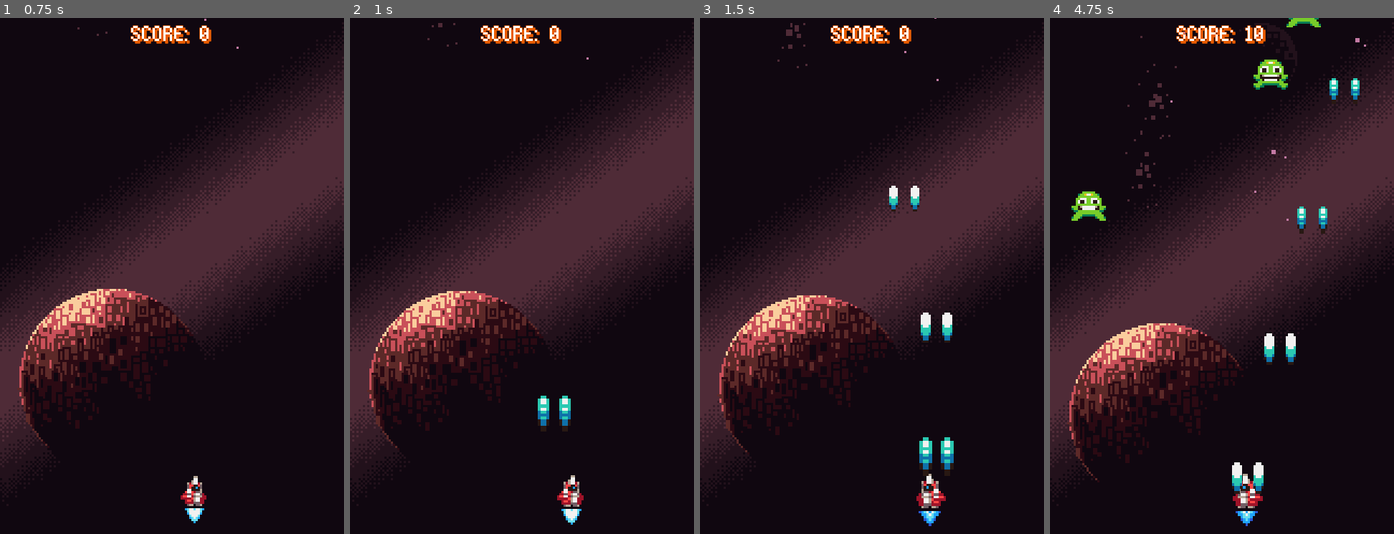
Above: before the commit, frames 1-4 (left to right).
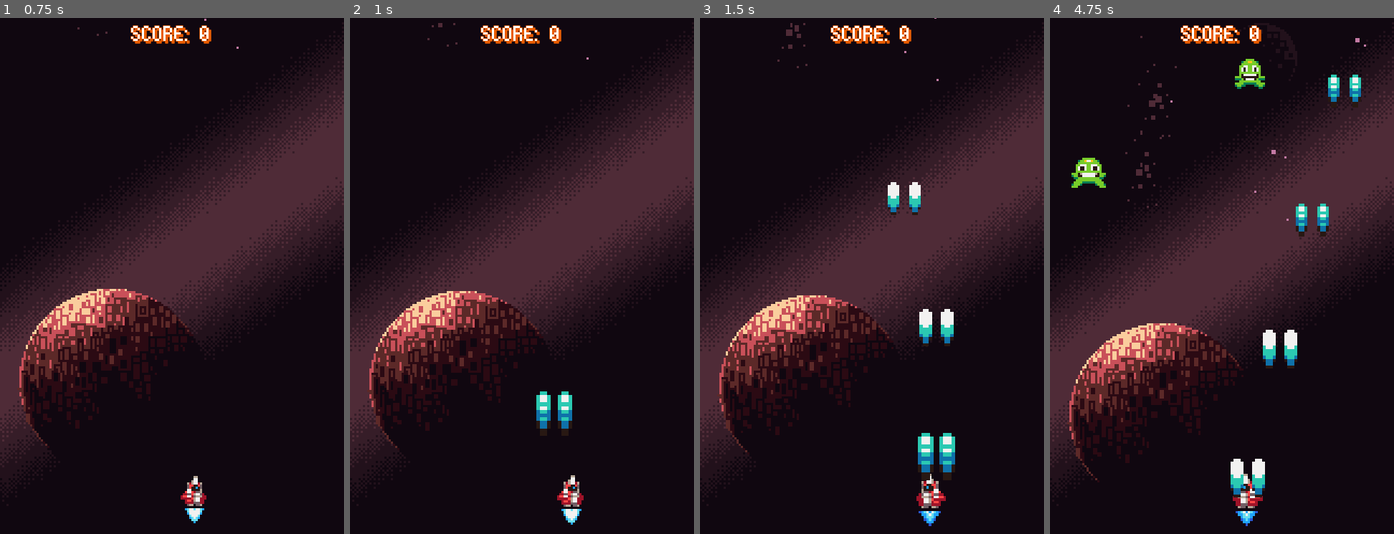
Above: after the commit, the same moments.

Repository: jordan95v/galaxy_defiance
Game: Godot game, scene res://scenes/ui/menu/menu.tscn
Two runs of this game, one before a commit and one after it. Both use one fixed random seed, a clock stepped at 60 frames per second and the inputs below.
Inputs:
- Up to frame 1 (0.75 s): tap Space (space) at 0.5 s; hold D (bank_right) from 0.53 s (still down); hold Enter (enter) from 0.53 s (still down)
- Up to frame 2 (1 s): keep holding D (bank_right); keep holding Enter (enter)
- Up to frame 3 (1.5 s): release D (bank_right) at 1.28 s; release Enter (enter) at 1.28 s; hold A (bank_left) from 1.28 s (still down); tap Space (space) at 1.35 s
- Up to frame 4 (4.75 s): release A (bank_left) at 2.03 s; hold Enter (enter) 2.03-2.78 s; hold D (bank_right) 2.03-3.53 s; tap Space (space) at 2.85, 4.35 s; hold Enter (enter) 3.53-4.28 s; hold A (bank_left) from 3.53 s (still down)

Frame 1 is identical in both runs. In frame 2, 0.3% of the frame differs, in the area x 54-65%, y 72-80%; in frame 3, 0.7%; in frame 4, 3.0%, in the area x 6-91%, y 0-93%.

Commit message:
Reworked projectile + nerfed pink enemy.

Diff:
--- a/scenes/game_objects/enemies/pink_enemy/pink_enemy.tscn
+++ b/scenes/game_objects/enemies/pink_enemy/pink_enemy.tscn
@@ -72,7 +72,7 @@
 velocity = Vector2(0, 15)
 
 [node name="HealthComponent" parent="." index="4"]
-health = 15
+health = 8
 
 [node name="BounceBorderComponent" parent="." index="6" node_paths=PackedStringArray("actor", "move_component") instance=ExtResource("3_klxw1")]
 actor = NodePath("..")
@@ -82,7 +82,7 @@
 scene = ExtResource("7_7ia8u")
 
 [node name="StateTimer" type="Timer" parent="." index="9"]
-wait_time = 2.0
+wait_time = 4.0
 autostart = true
 
 [node name="FireRateTimer" type="Timer" parent="." index="10"]
--- a/scenes/game_objects/projectiles/enemy_shot.tscn
+++ b/scenes/game_objects/projectiles/enemy_shot.tscn
@@ -31,7 +31,7 @@
 [node name="EnemyShot" instance=ExtResource("1_l7o22")]
 
 [node name="MoveComponent" parent="." index="0"]
-velocity = Vector2(0, 5)
+velocity = Vector2(0, 75)
 
 [node name="ScaleComponent" parent="." index="1"]
 target_scale = Vector2(1.5, 1.5)
@@ -43,6 +43,7 @@
 shape = SubResource("CircleShape2D_y3yib")
 
 [node name="AnimatedSprite2D" parent="." index="4"]
+scale = Vector2(1.25, 1.25)
 sprite_frames = SubResource("SpriteFrames_tdjga")
 autoplay = "default"
-frame_progress = 0.986852
+frame_progress = 0.198504
--- a/scenes/game_objects/projectiles/laser.tscn
+++ b/scenes/game_objects/projectiles/laser.tscn
@@ -4,7 +4,7 @@
 [ext_resource type="Texture2D" uid="uid://bnilwl2sp1lsa" path="res://assets/laser_beam.png" id="2_aa8lb"]
 
 [sub_resource type="RectangleShape2D" id="RectangleShape2D_caj8r"]
-size = Vector2(8, 14)
+size = Vector2(8, 16)
 
 [sub_resource type="AtlasTexture" id="AtlasTexture_62p1t"]
 atlas = ExtResource("2_aa8lb")
@@ -44,6 +44,7 @@
 shape = SubResource("RectangleShape2D_caj8r")
 
 [node name="AnimatedSprite2D" parent="." index="4"]
+scale = Vector2(1.25, 1.25)
 sprite_frames = SubResource("SpriteFrames_8hxlc")
 autoplay = "default"
 frame_progress = 0.892727
--- a/scenes/managers/enemy_manager/enemy_manager.tscn
+++ b/scenes/managers/enemy_manager/enemy_manager.tscn
@@ -13,14 +13,15 @@
 pink_enemy_scene = ExtResource("4_mm1sx")
 
 [node name="GreenEnemyTimer" type="Timer" parent="."]
+wait_time = 1.5
 autostart = true
 
 [node name="YellowEnemyTimer" type="Timer" parent="."]
-wait_time = 5.0
+wait_time = 6.0
 autostart = true
 
 [node name="PinkEnemyTimer" type="Timer" parent="."]
-wait_time = 10.0
+wait_time = 9.0
 autostart = true
 
 [node name="SpawnComponent" parent="." instance=ExtResource("2_ijtny")]
